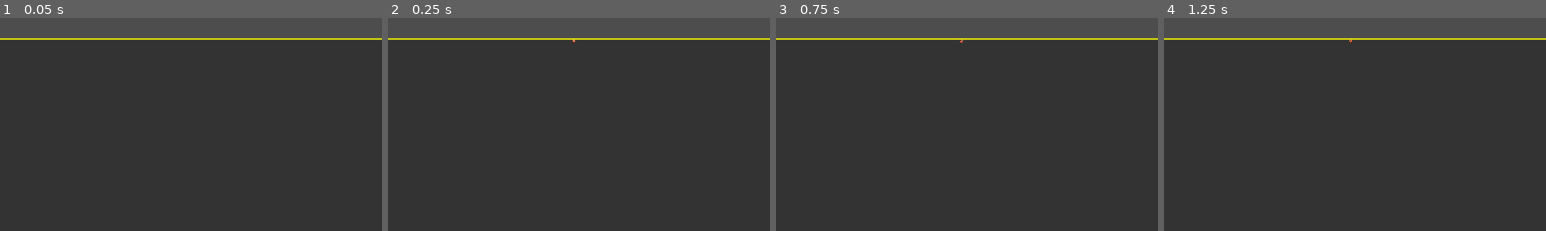
Above: before the commit, frames 1-4 (left to right).
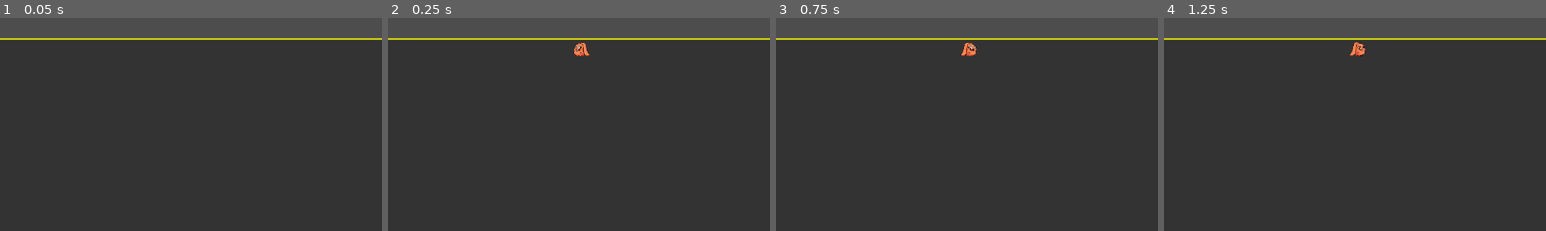
Above: after the commit, the same moments.

Repository: mamo1016/ecosystem-game
Game: Godot game, scene res://world.tscn
Two runs of this game, one before a commit and one after it. Both use one fixed random seed, a clock stepped at 60 frames per second and the inputs below.
Inputs:
- Up to frame 1 (0.05 s): no input
- Up to frame 2 (0.25 s): no input
- Up to frame 3 (0.75 s): click "Super Seed [Cost: 10]" at 0.5 s
- Up to frame 4 (1.25 s): no input
The pictures show only the part of the screen within x 18-68%, y 0-50%; the shares and areas given below are measured in that part.

Frame 1 is identical in both runs. In frame 2, 0.2% of the frame differs, in the area x 48-53%, y 9-18%; in frame 3, 0.2%; in frame 4, 0.2%.

Commit message:
All animals and hunters are now 5x bigger (Start: 15x15, Step: 10, Max: 35x35)

Diff:
--- a/world.gd
+++ b/world.gd
@@ -109,14 +109,14 @@
 	var pos := _mouse_to_grid()
 	pos.x = clampi(pos.x, 0, MAP_WIDTH - 1)
 	pos.y = clampi(pos.y, 0, MAP_HEIGHT - 1)
-	predators.append({ "pos": pos, "stomach": 0, "hunger": 0, "eating": 0, "facing": DIRS.pick_random(), "size": 3 })
+	predators.append({ "pos": pos, "stomach": 0, "hunger": 0, "eating": 0, "facing": DIRS.pick_random(), "size": 15 })
 	queue_redraw()
 
 func _debug_spawn_apex() -> void:
 	var pos := _mouse_to_grid()
 	pos.x = clampi(pos.x, 0, MAP_WIDTH - 1)
 	pos.y = clampi(pos.y, 0, MAP_HEIGHT - 1)
-	apexes.append({ "pos": pos, "stomach": 0, "hunger": 0, "eating": 0, "facing": DIRS.pick_random(), "size": 3 })
+	apexes.append({ "pos": pos, "stomach": 0, "hunger": 0, "eating": 0, "facing": DIRS.pick_random(), "size": 15 })
 	queue_redraw()
 
 func _draw() -> void:
@@ -294,7 +294,7 @@
 		var pos = center
 		pos.x = clampi(pos.x, 0, MAP_WIDTH - 1)
 		pos.y = clampi(pos.y, 0, MAP_HEIGHT - 1)
-		apexes.append({ "pos": pos, "stomach": 0, "hunger": 0, "eating": 0, "facing": DIRS.pick_random(), "size": 3 })
+		apexes.append({ "pos": pos, "stomach": 0, "hunger": 0, "eating": 0, "facing": DIRS.pick_random(), "size": 15 })
 		available_seeds -= cost
 	elif tile_id == GRASS:
 		var placed = false
@@ -373,10 +373,10 @@
 		_: return Vector2i(MAP_WIDTH - 1, randi_range(0, MAP_HEIGHT - 1))
 
 func spawn_red_invader() -> void:
-	predators.append({ "pos": _random_edge_pos(), "stomach": 0, "hunger": 0, "eating": 0, "facing": DIRS.pick_random(), "size": 3 })
+	predators.append({ "pos": _random_edge_pos(), "stomach": 0, "hunger": 0, "eating": 0, "facing": DIRS.pick_random(), "size": 15 })
 
 func spawn_apex_invader() -> void:
-	apexes.append({ "pos": _random_edge_pos(), "stomach": 0, "hunger": 0, "eating": 0, "facing": DIRS.pick_random(), "size": 3 })
+	apexes.append({ "pos": _random_edge_pos(), "stomach": 0, "hunger": 0, "eating": 0, "facing": DIRS.pick_random(), "size": 15 })
 
 func _find_plant_in_rect(rect: Rect2i) -> Vector2i:
 	var start_x = max(0, rect.position.x)
@@ -422,8 +422,8 @@
 	dirs.shuffle()
 	for d in dirs:
 		var new_pos = parent_pos + d * parent_size
-		if new_pos.x >= 0 and new_pos.y >= 0 and new_pos.x + 3 <= MAP_WIDTH and new_pos.y + 3 <= MAP_HEIGHT:
-			list.append({ "pos": new_pos, "stomach": 0, "hunger": 0, "eating": 0, "facing": d, "size": 3 })
+		if new_pos.x >= 0 and new_pos.y >= 0 and new_pos.x + 15 <= MAP_WIDTH and new_pos.y + 15 <= MAP_HEIGHT:
+			list.append({ "pos": new_pos, "stomach": 0, "hunger": 0, "eating": 0, "facing": d, "size": 15 })
 			return
 
 func run_predator_logic() -> void:
@@ -445,8 +445,8 @@
 			var needed_food = p.size * 10
 			while p.stomach >= needed_food:
 				p.stomach -= needed_food
-				if p.size < 7:
-					p.size += 2
+				if p.size < 35:
+					p.size += 10
 					needed_food = p.size * 10
 				else:
 					_try_spawn_offspring(p.pos, alive, p.size)
@@ -499,8 +499,8 @@
 				var needed_food = a.size
 				while a.stomach >= needed_food:
 					a.stomach -= needed_food
-					if a.size < 7:
-						a.size += 2
+					if a.size < 35:
+						a.size += 10
 						needed_food = a.size
 					else:
 						_try_spawn_offspring(a.pos, alive, a.size)
